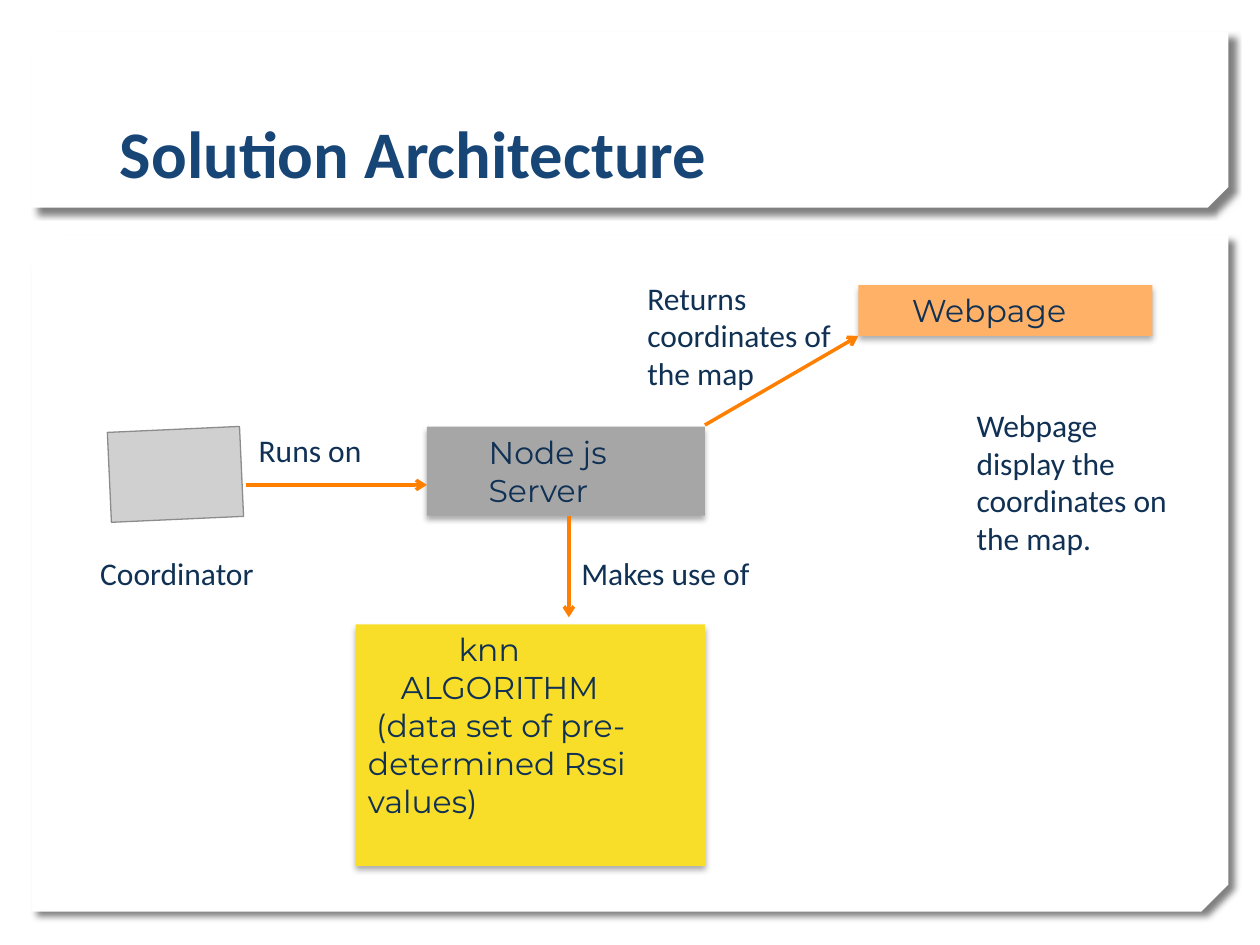
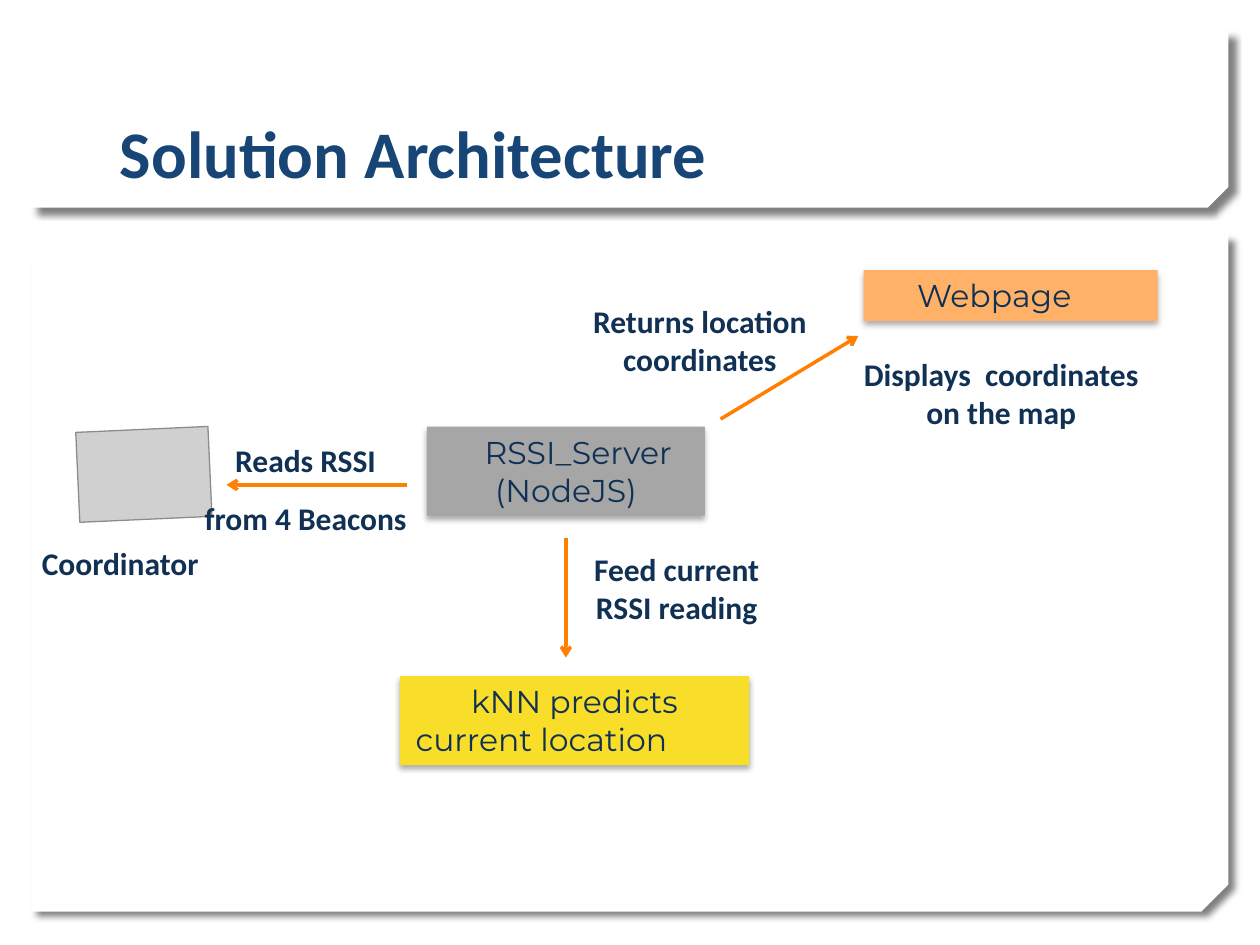
Before and after one commit to estherlu/EC544_Group4, a slide deck: slide 3 of challenge#5/Challenge5_Group4.pptx. Drawn at 1260x945 pixels with LibreOffice and Linux fonts; fonts in the diff are those of the drawing; grey boxes stand for pictures; background and template pictures are left out. Boxes give left, top, right and bottom in pixels: in the first picture for what was removed or moved away, otherwise in the second. Text is boxed around its words. In the diff, an @@ line names an element or a change of style, - is before the commit and + after.

Commit message:
Edited Presentation and Rearranged Files

```diff
--- a/challenge#5/Challenge5_Group4.pptx
+++ b/challenge#5/Challenge5_Group4.pptx
@@ rectangle "Webpage": place and size @@
-rectangle "Webpage" at (858, 285, 1152, 335)
+rectangle "Webpage" at (863, 270, 1157, 320)
@@ text at (593, 311, 806, 372): text changed; bold on @@
-Returns coordinates of the map
+Returns location coordinates
@@ arrow moved from (704, 425) - (858, 336) to (721, 420) - (858, 336) @@
@@ text at (864, 364, 1138, 429): text changed; bold on @@
-Webpage display the coordinates on the map.
+Displays coordinates on the map
@@ picture: place and size @@
-picture at (108, 427, 244, 522)
+picture at (76, 427, 212, 522)
@@ text removed at (259, 441, 361, 463) @@
-Runs on
@@ text in rectangle at (485, 442, 672, 508): text changed @@
-Node js
-Server
+RSSI_Server
+(NodeJS)
@@ text added at (205, 450, 406, 531), 18 pt, text #103154, bold @@
+Reads RSSI
+from 4 Beacons
@@ arrow moved from (246, 485) - (427, 485) to (407, 485) - (227, 485) @@
@@ text "Coordinator": place and size @@
-text "Coordinator" at (100, 563, 253, 586)
+text "Coordinator" at (42, 553, 199, 576)
@@ text "Coordinator" at (42, 553, 199, 576): bold on @@
@@ arrow moved from (570, 515) - (570, 617) to (566, 538) - (566, 658) @@
@@ text at (594, 559, 759, 625): text changed; bold on @@
-Makes use of
+Feed current RSSI reading
@@ rectangle "kNN predicts current location": place and size @@
-rectangle "kNN predicts current location" at (355, 624, 704, 866)
+rectangle "kNN predicts current location" at (399, 677, 748, 766)
@@ text in rectangle at (416, 689, 677, 751): text changed @@
-knn
-ALGORITHM
-(data set of pre-determined Rssi values)
+kNN predicts current location
```
Also in this commit, not shown: 4 other slides changed, 25 other files.
